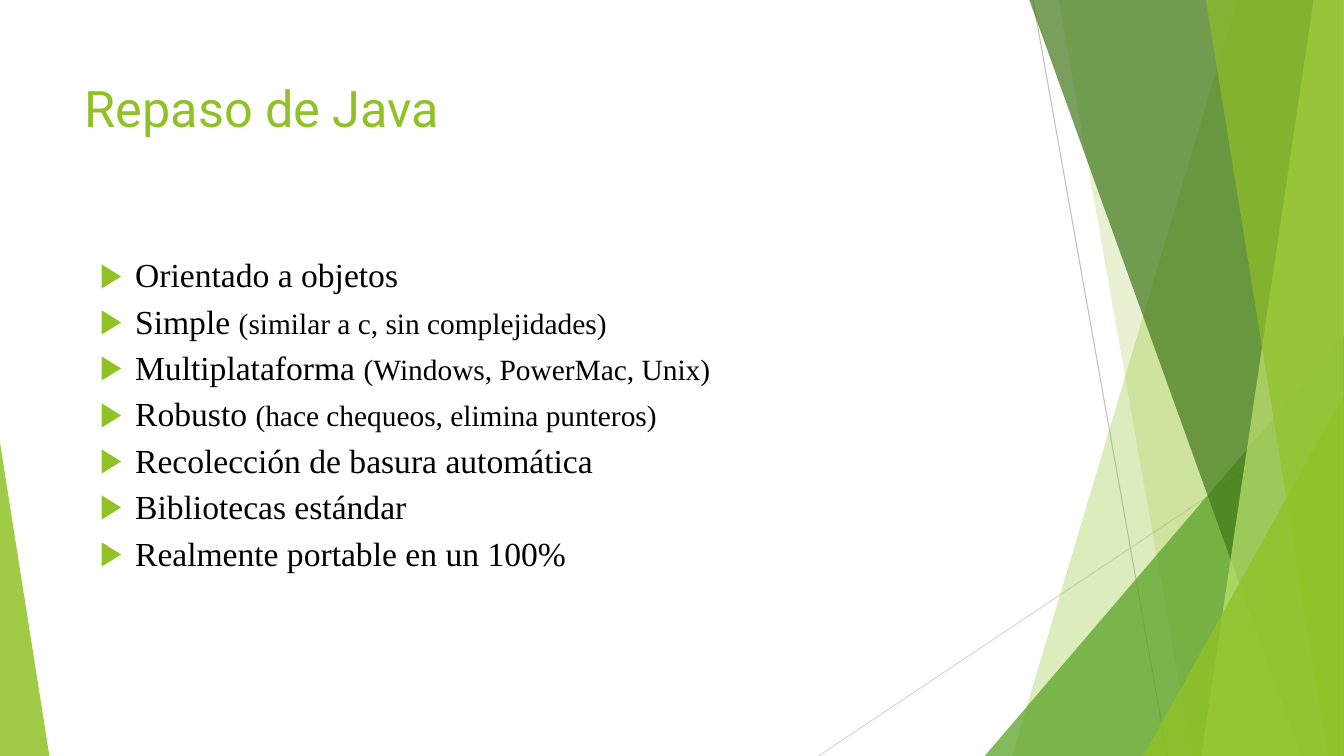
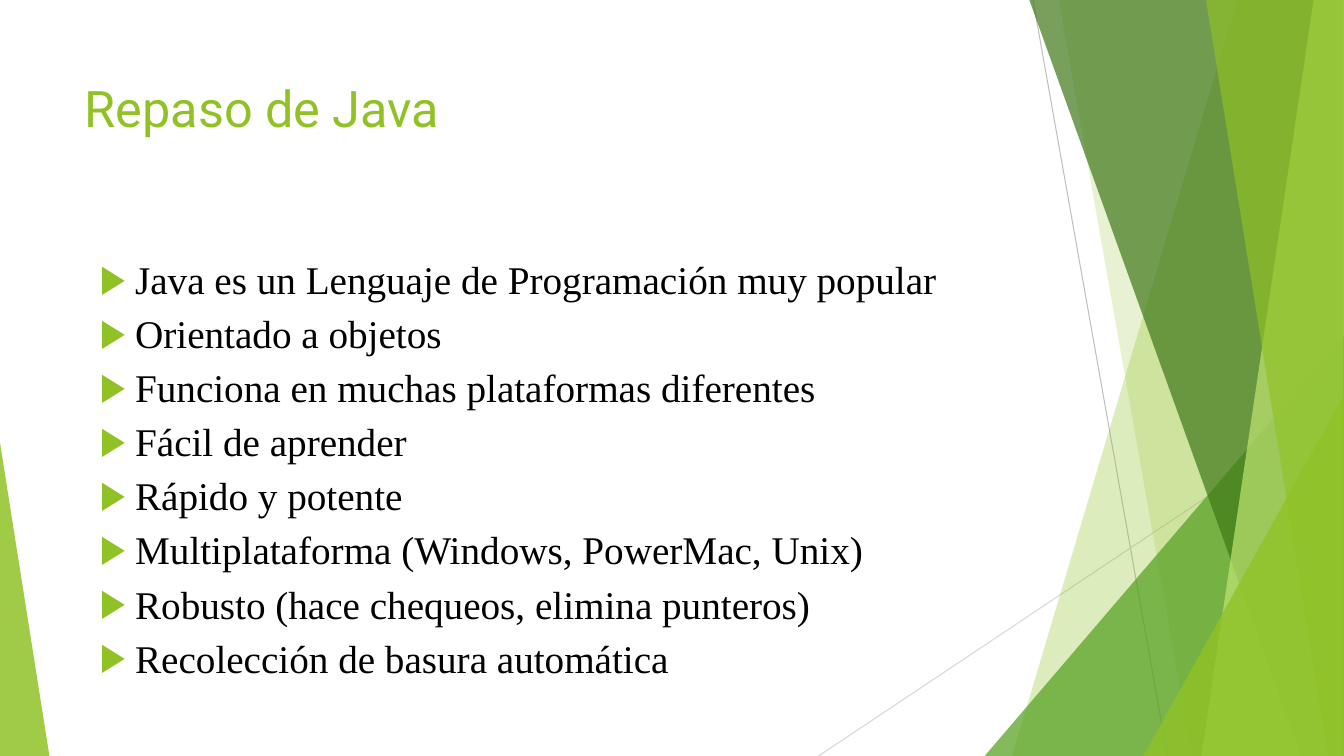
Before and after one commit to jomarnavarro/basicJava, a slide deck: slide 30 of Selenium, module 2.pptx. Drawn at 1344x756 pixels with LibreOffice and Linux fonts; fonts in the diff are those of the drawing. Boxes give left, top, right and bottom in pixels: in the first picture for what was removed or moved away, otherwise in the second. Text is boxed around its words. In the diff, an @@ line names an element or a change of style, - is before the commit and + after.

Commit message:
Modifies basicJava presentation

```diff
--- a/Selenium, module 2.pptx
+++ b/Selenium, module 2.pptx
@@ text at [135, 266, 937, 302]: paragraph added @@
+▶ Java es un Lenguaje de Programación muy popular
@@ text at [135, 320, 863, 674]: size 24 to 28 pt in "Orientado a objetos", "Multiplataforma", "Robusto", "Recolección de basura automática"; size 21 to 28 pt in "(Windows, PowerMac, Unix)", "(hace chequeos, elimina punteros)" @@
@@ text at [135, 374, 815, 518]: text changed; size 21 to 28 pt @@
-▶ Simple (similar a c, sin complejidades)
+▶ Funciona en muchas plataformas diferentes
+▶ Fácil de aprender
+▶ Rápido y potente
@@ text at [135, 495, 566, 572]: paragraphs removed @@
-▶ Bibliotecas estándar
-▶ Realmente portable en un 100%
```
Also in this commit, not shown: 3 other slides changed, 11 slides added, 2 slides removed.
